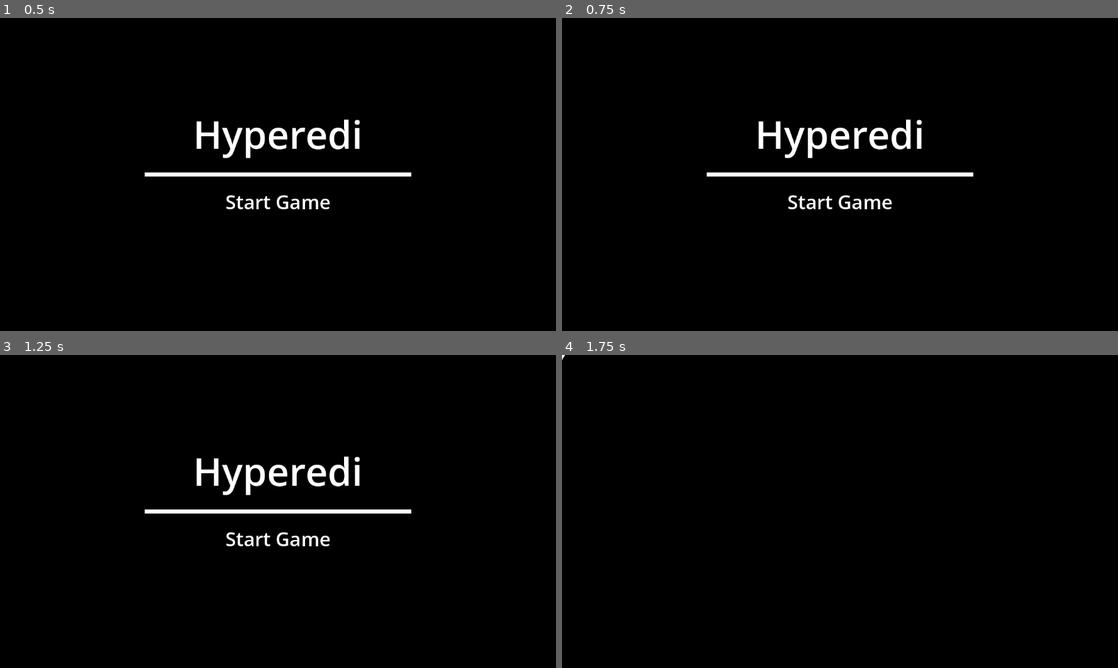
Above: before the commit, frames 1-4 (two rows, left to right).
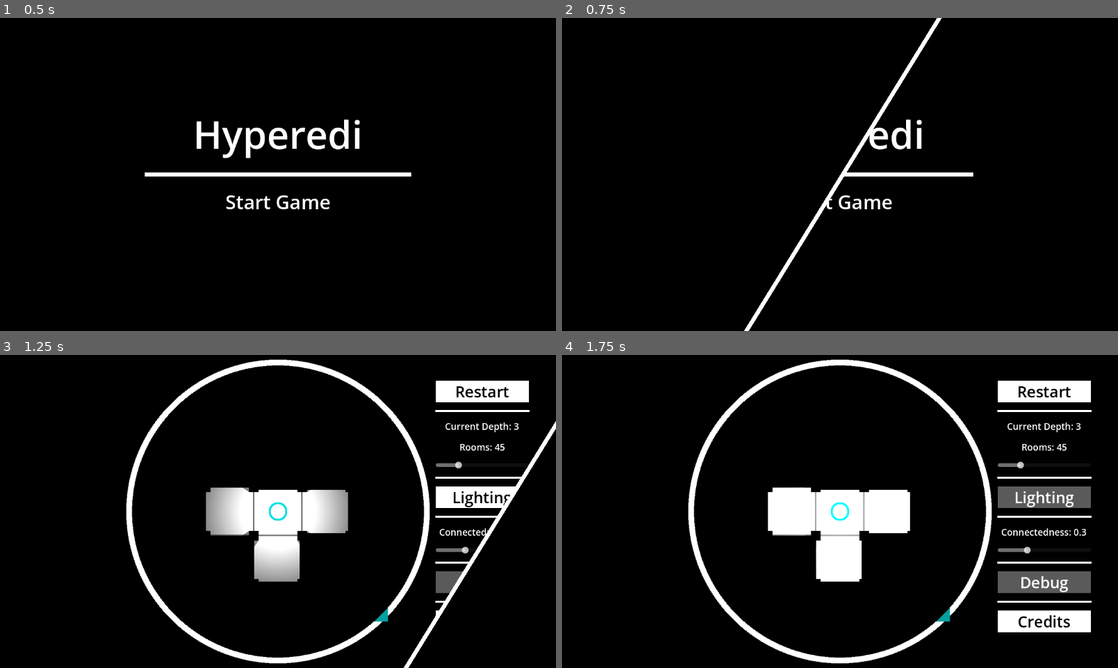
Above: after the commit, the same moments.

Repository: entityJY/hyperedi
Game: Godot game, scene res://ui/start_game.tscn
Two runs of this game, one before a commit and one after it. Both use one fixed random seed, a clock stepped at 60 frames per second and the inputs below. Sound files missing from this copy of the repository are replaced by a short silence.
Inputs (mouse positions are in pixels of both pictures, inside the frame that each line leads up to):
- Up to frame 1 (0.5 s): no input
- Up to frame 2 (0.75 s): click (840, 174) at 0.5 s
- Up to frame 3 (1.25 s): no input
- Up to frame 4 (1.75 s): click (1045, 495) at 1.25 s, where only the run after the commit has a clickable "Lighting"

Frame 1 is identical in both runs. In frame 2, 2.2% of the frame differs, in the area x 26-69%, y 0-100%; in frame 3, 14%; in frame 4, 14%, in the area x 0-96%, y 0-99%.

Commit message:
feat: enable disabling lighting

Diff:
--- a/hyperplane_dungeon/dungeon.gd
+++ b/hyperplane_dungeon/dungeon.gd
@@ -7,6 +7,7 @@
 @export var compass: Compass
 @export var game_complete_text: RichTextLabel
 @export var tile_container: Node2D
+@export var canvas_modulate: CanvasModulate
 
 var loaded_tiles: Dictionary[Vector2i, Tile]
 
@@ -16,6 +17,7 @@
 func _ready() -> void:
 	initialize_level()
 	debug_label.visible = SceneTransition.debug
+	_on_hyper_plan_renderer_lighting_changed(SceneTransition.lighting_enabled)
 
 func _physics_process(delta: float) -> void:
 	tile_container.position -= Vector2(player.out_of_bounds_x, player.out_of_bounds_y) * delta
@@ -158,3 +160,10 @@
 	SceneTransition.fade_out()
 	await SceneTransition.animation_finished
 	get_tree().reload_current_scene()
+
+
+func _on_hyper_plan_renderer_lighting_changed(lighting_enabled: bool) -> void:
+	if lighting_enabled:
+		canvas_modulate.color = Color.from_hsv(0, 0, .5)
+	else:
+		canvas_modulate.color = Color.from_hsv(0, 0, 1)
--- a/hyperplane_dungeon/dungeon.tscn
+++ b/hyperplane_dungeon/dungeon.tscn
@@ -11,6 +11,9 @@
 
 [sub_resource type="GradientTexture2D" id="GradientTexture2D_u5x38"]
 gradient = SubResource("Gradient_wr07t")
+
+[sub_resource type="CanvasItemMaterial" id="CanvasItemMaterial_alqst"]
+light_mode = 1
 
 [sub_resource type="CanvasItemMaterial" id="CanvasItemMaterial_pa1cj"]
 light_mode = 1
@@ -46,7 +49,7 @@
 fill = 1
 fill_from = Vector2(0.5, 0.5)
 
-[node name="Dungeon" type="Node2D" unique_id=2012150868 node_paths=PackedStringArray("player", "debug_label", "compass", "game_complete_text", "tile_container")]
+[node name="Dungeon" type="Node2D" unique_id=2012150868 node_paths=PackedStringArray("player", "debug_label", "compass", "game_complete_text", "tile_container", "canvas_modulate")]
 script = ExtResource("1_2aay1")
 tile_resource = ExtResource("2_wr07t")
 player = NodePath("Player")
@@ -54,6 +57,7 @@
 compass = NodePath("Compass")
 game_complete_text = NodePath("CanvasLayer/GameComplete")
 tile_container = NodePath("TileContainer")
+canvas_modulate = NodePath("CanvasModulate")
 
 [node name="Camera2D" type="Camera2D" parent="." unique_id=1442836835]
 
@@ -63,6 +67,7 @@
 texture = SubResource("GradientTexture2D_u5x38")
 
 [node name="Player" parent="." unique_id=953885872 instance=ExtResource("3_3j2vp")]
+material = SubResource("CanvasItemMaterial_alqst")
 
 [node name="Compass" type="Sprite2D" parent="." unique_id=2117876366 node_paths=PackedStringArray("player")]
 z_index = 3
@@ -96,7 +101,7 @@
 texture = SubResource("GradientTexture2D_pa1cj")
 
 [node name="CanvasModulate" type="CanvasModulate" parent="." unique_id=704727936]
-color = Color(0.47592735, 0.47592735, 0.4759273, 1)
+color = Color(0.5, 0.5, 0.5, 1)
 
 [node name="CanvasLayer" type="CanvasLayer" parent="." unique_id=1692820450]
 
@@ -119,4 +124,5 @@
 theme_override_font_sizes/normal_font_size = 64
 text = "Game Complete!"
 
+[connection signal="lighting_changed" from="HyperPlanRenderer" to="." method="_on_hyper_plan_renderer_lighting_changed"]
 [connection signal="restart_button_pressed" from="HyperPlanRenderer" to="." method="_on_hyper_plan_renderer_restart_button_pressed"]
--- a/hyperplane_dungeon/tile.tscn
+++ b/hyperplane_dungeon/tile.tscn
@@ -2,7 +2,15 @@
 
 [ext_resource type="Script" uid="uid://t2mh6jm4f4ci" path="res://hyperplane_dungeon/tile.gd" id="1_8jusb"]
 
-[sub_resource type="CanvasTexture" id="CanvasTexture_1flmy"]
+[sub_resource type="Gradient" id="Gradient_8jusb"]
+offsets = PackedFloat32Array(1)
+colors = PackedColorArray(0.4, 0.4, 0.4, 1)
+
+[sub_resource type="GradientTexture2D" id="GradientTexture2D_nb4k0"]
+gradient = SubResource("Gradient_8jusb")
+width = 100
+height = 100
+fill_to = Vector2(1, 1)
 
 [sub_resource type="CanvasTexture" id="CanvasTexture_pr5yw"]
 
@@ -38,9 +46,7 @@
 detector = NodePath("Area2D")
 
 [node name="Border" type="Sprite2D" parent="." unique_id=1258669480]
-modulate = Color(0.40069774, 0.40069774, 0.40069768, 1)
-scale = Vector2(100, 100)
-texture = SubResource("CanvasTexture_1flmy")
+texture = SubResource("GradientTexture2D_nb4k0")
 
 [node name="Background" type="Sprite2D" parent="." unique_id=981243889]
 scale = Vector2(97, 97)
--- a/scene_transition/scene_transition.gd
+++ b/scene_transition/scene_transition.gd
@@ -11,6 +11,7 @@
 
 var dungeon_depth: int = 3
 var debug: bool = false
+var lighting_enabled: bool = true
 
 ## 0 generates a perfect maze, 1 removes all walls
 var connectedness_factor: float = .3
--- a/ui/start_game.tscn
+++ b/ui/start_game.tscn
@@ -60,6 +60,7 @@
 
 [node name="HSeparator" type="HSeparator" parent="Button/VBoxContainer" unique_id=349560867]
 layout_mode = 2
+mouse_filter = 2
 theme_override_constants/separation = 50
 theme_override_styles/separator = SubResource("StyleBoxLine_q6po8")
 
--- a/ui/ui.gd
+++ b/ui/ui.gd
@@ -7,9 +7,12 @@
 @export var num_rooms_label: Label
 @export var connectedness_label: Label
 @export var connectedness_slider: HSlider
+@export var lighting_button: Button
 
 var credits_toggled: bool = false
 signal restart_button_pressed()
+
+signal lighting_changed(lighting_enabled: bool)
 
 var room_num_sequence: Array[int] = [1, 5, 17, 45, 109, 253, 577, 1305, 2941, 6616, 14877, 33437]
 
@@ -19,6 +22,7 @@
 	update_depth()
 	update_connectedness()
 	debug_button.set_pressed_no_signal(SceneTransition.debug)
+	lighting_button.set_pressed_no_signal(SceneTransition.lighting_enabled)
 
 
 # Called every frame. 'delta' is the elapsed time since the previous frame.
@@ -66,3 +70,8 @@
 func _on_connectedness_slider_value_changed(value: float) -> void:
 	SceneTransition.connectedness_factor = value
 	update_connectedness()
+
+
+func _on_debug_2_toggled(toggled_on: bool) -> void:
+	SceneTransition.lighting_enabled = !toggled_on
+	lighting_changed.emit(!toggled_on)
--- a/ui/ui.tscn
+++ b/ui/ui.tscn
@@ -26,7 +26,7 @@
 border_width_right = 5
 border_width_bottom = 5
 
-[node name="UI" type="CanvasLayer" unique_id=1106087896 node_paths=PackedStringArray("credits", "depth_label", "depth_slider", "debug_button", "num_rooms_label", "connectedness_label", "connectedness_slider")]
+[node name="UI" type="CanvasLayer" unique_id=1106087896 node_paths=PackedStringArray("credits", "depth_label", "depth_slider", "debug_button", "num_rooms_label", "connectedness_label", "connectedness_slider", "lighting_button")]
 script = ExtResource("1_t1rqr")
 credits = NodePath("RichTextLabel")
 depth_label = NodePath("PanelContainer/MarginContainer/HBoxContainer/MarginContainer2/VBoxContainer2/DepthLabel")
@@ -35,6 +35,7 @@
 num_rooms_label = NodePath("PanelContainer/MarginContainer/HBoxContainer/MarginContainer2/VBoxContainer2/NumRoomsLabel")
 connectedness_label = NodePath("PanelContainer/MarginContainer/HBoxContainer/MarginContainer2/VBoxContainer2/ConnectednessLabel")
 connectedness_slider = NodePath("PanelContainer/MarginContainer/HBoxContainer/MarginContainer2/VBoxContainer2/ConnectednessSlider")
+lighting_button = NodePath("PanelContainer/MarginContainer/HBoxContainer/MarginContainer2/VBoxContainer2/Debug")
 
 [node name="PanelContainer" type="PanelContainer" parent="." unique_id=1021052557]
 anchors_preset = 15
@@ -113,16 +114,25 @@
 
 [node name="DepthSlider" type="HSlider" parent="PanelContainer/MarginContainer/HBoxContainer/MarginContainer2/VBoxContainer2" unique_id=1278360574]
 layout_mode = 2
+tooltip_text = "Warning! Higher values will cause a lot of lag"
 min_value = 1.0
 max_value = 10.0
 value = 1.0
 
-[node name="WarningLabel" type="Label" parent="PanelContainer/MarginContainer/HBoxContainer/MarginContainer2/VBoxContainer2" unique_id=1886522556]
-layout_mode = 2
-theme_override_font_sizes/font_size = 16
-text = "Warning! Higher values
-will cause a lot of lag"
-horizontal_alignment = 1
+[node name="VSeparator5" type="HSeparator" parent="PanelContainer/MarginContainer/HBoxContainer/MarginContainer2/VBoxContainer2" unique_id=399644458]
+layout_mode = 2
+theme_override_constants/separation = 4
+theme_override_styles/separator = SubResource("StyleBoxLine_ks8t7")
+
+[node name="Debug2" type="Button" parent="PanelContainer/MarginContainer/HBoxContainer/MarginContainer2/VBoxContainer2" unique_id=844257695]
+layout_mode = 2
+theme_override_colors/font_color = Color(0, 0, 0, 1)
+theme_override_font_sizes/font_size = 32
+theme_override_styles/normal = SubResource("StyleBoxFlat_q4tdt")
+theme_override_styles/pressed = SubResource("StyleBoxFlat_41hah")
+theme_override_styles/hover = SubResource("StyleBoxFlat_nvlst")
+toggle_mode = true
+text = "Lighting"
 
 [node name="VSeparator2" type="HSeparator" parent="PanelContainer/MarginContainer/HBoxContainer/MarginContainer2/VBoxContainer2" unique_id=1254290010]
 layout_mode = 2
@@ -199,6 +209,7 @@
 
 [connection signal="button_down" from="PanelContainer/MarginContainer/HBoxContainer/MarginContainer2/VBoxContainer2/Restart" to="." method="_on_button_button_down"]
 [connection signal="value_changed" from="PanelContainer/MarginContainer/HBoxContainer/MarginContainer2/VBoxContainer2/DepthSlider" to="." method="_on_h_slider_value_changed"]
+[connection signal="toggled" from="PanelContainer/MarginContainer/HBoxContainer/MarginContainer2/VBoxContainer2/Debug2" to="." method="_on_debug_2_toggled"]
 [connection signal="value_changed" from="PanelContainer/MarginContainer/HBoxContainer/MarginContainer2/VBoxContainer2/ConnectednessSlider" to="." method="_on_connectedness_slider_value_changed"]
 [connection signal="toggled" from="PanelContainer/MarginContainer/HBoxContainer/MarginContainer2/VBoxContainer2/Debug" to="." method="_on_debug_toggled"]
 [connection signal="button_down" from="PanelContainer/MarginContainer/HBoxContainer/MarginContainer2/VBoxContainer2/Credits" to="." method="_on_credits_button_down"]
